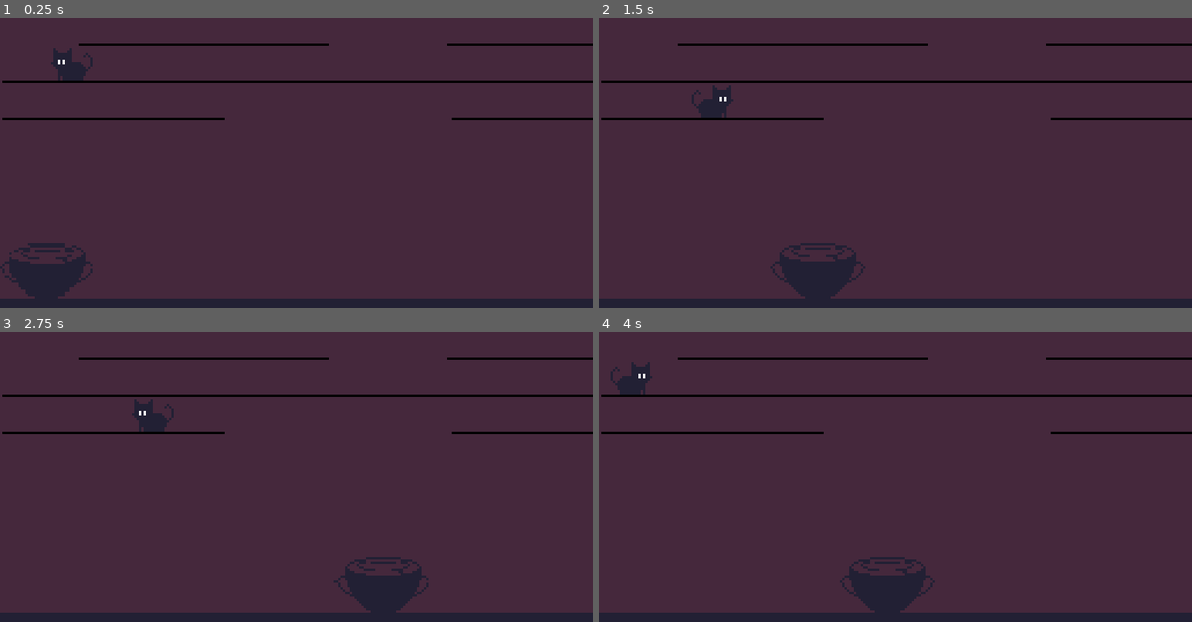
Above: before the commit, frames 1-4 (two rows, left to right).
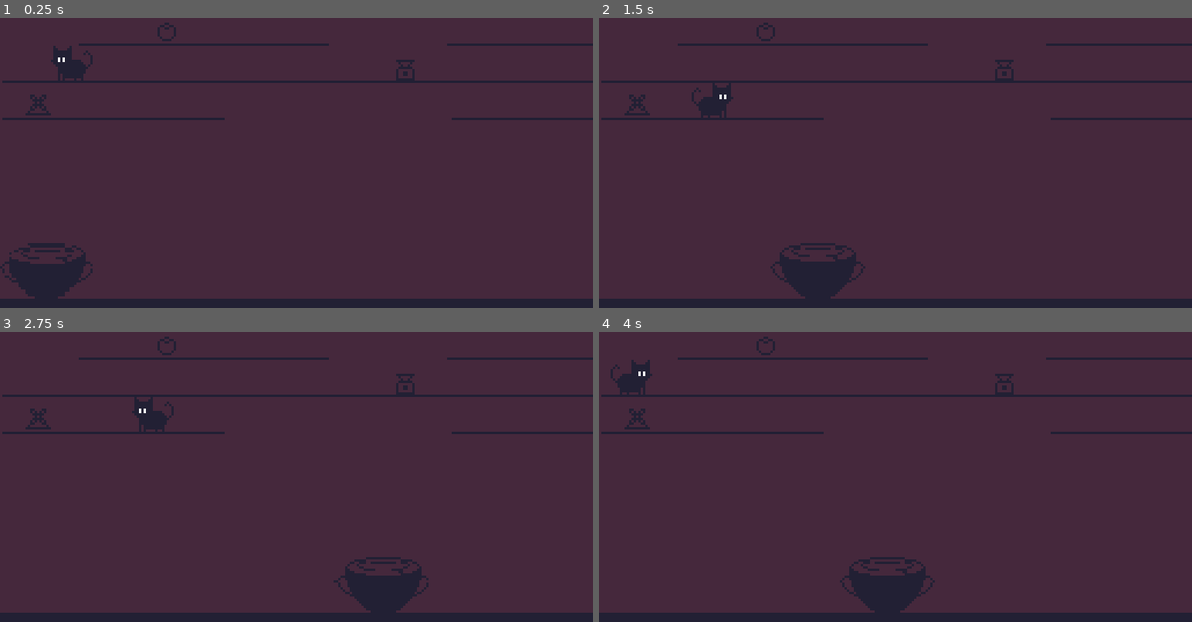
Above: after the commit, the same moments.

Repository: Bazooh/BlackCatJam
Game: Godot game, scene res://level/level.tscn
The game is run twice, just before and just after one commit, with the same random seed, the same clock (stepped at 60 frames per second) and the same inputs.
Inputs:
- Up to frame 1 (0.25 s): no input
- Up to frame 2 (1.5 s): hold Right (right) 0.53-1.28 s; hold S (down) from 1.28 s (still down)
- Up to frame 3 (2.75 s): release S (down) at 2.03 s; hold Right (right) from 2.03 s (still down)
- Up to frame 4 (4 s): release Right (right) at 2.78 s; hold W (up) 2.78-3.53 s; hold A (left) from 3.53 s (still down)

The runs differ from the first frame. In frame 1, 2.3% of the frame differs, in the area x 0-100%, y 1-36%; in frame 2, 2.3%; in frame 3, 2.3%; in frame 4, 2.3%.

Commit message:
Collect Ingredients

Diff:
--- a/entities/cat.tscn
+++ b/entities/cat.tscn
@@ -13,6 +13,7 @@
 script = ExtResource("1_lfknh")
 
 [node name="Icon" type="Sprite2D" parent="."]
+position = Vector2(0, -1)
 texture = ExtResource("2_ab1a4")
 
 [node name="CollisionShape2D" type="CollisionShape2D" parent="."]
--- a/entities/items/cat_effects/drop.gd
+++ b/entities/items/cat_effects/drop.gd
@@ -1,7 +1,7 @@
 class_name Drop extends Effect
 
 
-@export var drop_speed: float = 1000.0
+@export var drop_speed: float = 300.0
 
 const floor_y : int = 130
 
--- a/entities/items/item.gd
+++ b/entities/items/item.gd
@@ -6,17 +6,25 @@
 
 
 func get_cat_effects() -> Array:
-	return cat_effects_node.get_children()
+	var effects = []
+	for child in cat_effects_node.get_children():
+		if child is Effect:
+			effects.append(child as Effect)
+	return effects
 
 
 func activate_cat_effects(cat : Cat) -> void:
-	for effect: Effect in get_cat_effects():
+	for effect : Effect in get_cat_effects():
 		effect.cat = cat
 		effect.activate()
 
 
 func get_witch_effects() -> Array:
-	return witch_effects_node.get_children()
+	var effects = []
+	for child in witch_effects_node.get_children():
+		if child is Effect:
+			effects.append(child as Effect)
+	return effects
 
 
 func activate_witch_effects(witch : Witch) -> void:
@@ -34,9 +42,8 @@
 
 
 func _ready() -> void:
-	for effect: Node in get_effects():
-		if effect is Effect:
-			(effect as Effect).item = self
+	for effect: Effect in get_effects():
+		effect.item = self
 
 
 func _process(_delta) -> void:
--- a/entities/items/item.tscn
+++ b/entities/items/item.tscn
@@ -2,7 +2,7 @@
 
 [ext_resource type="Script" path="res://entities/items/item.gd" id="1_ul5h1"]
 [ext_resource type="Texture2D" uid="uid://jkh4m7kpj6em" path="res://art/temp_item0.png" id="2_l16qc"]
-[ext_resource type="Script" path="res://entities/items/effects/drop.gd" id="3_ij3cw"]
+[ext_resource type="Script" path="res://entities/items/cat_effects/drop.gd" id="3_kghsp"]
 [ext_resource type="Script" path="res://entities/items/witch_effects/ingredient.gd" id="4_7tkg1"]
 
 [sub_resource type="RectangleShape2D" id="RectangleShape2D_q4cnn"]
@@ -21,7 +21,7 @@
 unique_name_in_owner = true
 
 [node name="Drop" type="Node" parent="CatEffects"]
-script = ExtResource("3_ij3cw")
+script = ExtResource("3_kghsp")
 
 [node name="WitchEffects" type="Node" parent="."]
 unique_name_in_owner = true
--- a/entities/witch.gd
+++ b/entities/witch.gd
@@ -25,12 +25,14 @@
 	if not recipe:
 		return
 
-	if recipe.size() >= next_ingredient:
+	if recipe.size() <= next_ingredient:
 		return
 
 	if type == recipe[next_ingredient]:
 		next_ingredient += 1
 		if next_ingredient == recipe.size():
-			print("Win!")
+			print("Win :D")
+		else:
+			print("Correct :)")
 	else:
-		print("Lose!")
+		print("Incorrect :(")
--- /dev/null
+++ b/item_instances/test_ingredient1.tscn
@@ -0,0 +1,5 @@
+[gd_scene load_steps=2 format=3 uid="uid://be2iflssak3lv"]
+
+[ext_resource type="PackedScene" uid="uid://dmjvmc6ltdaiu" path="res://entities/items/item.tscn" id="1_7vwrg"]
+
+[node name="TestIngredient" instance=ExtResource("1_7vwrg")]
--- /dev/null
+++ b/item_instances/test_ingredient2.tscn
@@ -0,0 +1,12 @@
+[gd_scene load_steps=3 format=3 uid="uid://duet7eucqqlxu"]
+
+[ext_resource type="PackedScene" uid="uid://dmjvmc6ltdaiu" path="res://entities/items/item.tscn" id="1_8bfcu"]
+[ext_resource type="Texture2D" uid="uid://r0bp1gq2d8xt" path="res://art/temp_item1.png" id="2_2k3bh"]
+
+[node name="TestIngredient2" instance=ExtResource("1_8bfcu")]
+
+[node name="Sprite" parent="." index="0"]
+texture = ExtResource("2_2k3bh")
+
+[node name="Ingredient" parent="WitchEffects" index="0"]
+ingredient = 1
--- /dev/null
+++ b/item_instances/test_ingredient3.tscn
@@ -0,0 +1,12 @@
+[gd_scene load_steps=3 format=3 uid="uid://cflxxx5gs3ww2"]
+
+[ext_resource type="PackedScene" uid="uid://dmjvmc6ltdaiu" path="res://entities/items/item.tscn" id="1_raypm"]
+[ext_resource type="Texture2D" uid="uid://d08qupecmunhy" path="res://art/temp_item2.png" id="2_4ntfa"]
+
+[node name="TestIngredient3" instance=ExtResource("1_raypm")]
+
+[node name="Sprite" parent="." index="0"]
+texture = ExtResource("2_4ntfa")
+
+[node name="Ingredient" parent="WitchEffects" index="0"]
+ingredient = 2
--- a/level/level.tscn
+++ b/level/level.tscn
@@ -1,9 +1,12 @@
-[gd_scene load_steps=5 format=3 uid="uid://nalu1nrl7o5b"]
+[gd_scene load_steps=8 format=3 uid="uid://nalu1nrl7o5b"]
 
 [ext_resource type="Texture2D" uid="uid://bhiyt42ads85e" path="res://art/temp_BG.png" id="2_3ca08"]
-[ext_resource type="PackedScene" path="res://entities/witch.tscn" id="2_b1rdj"]
+[ext_resource type="PackedScene" uid="uid://nx2ety4mvf61" path="res://entities/witch.tscn" id="2_b1rdj"]
 [ext_resource type="PackedScene" uid="uid://ddybujrdaso0e" path="res://entities/cat.tscn" id="2_xf2dh"]
 [ext_resource type="PackedScene" uid="uid://csldkyurs58iy" path="res://level/platform.tscn" id="3_p1400"]
+[ext_resource type="PackedScene" uid="uid://be2iflssak3lv" path="res://item_instances/test_ingredient1.tscn" id="5_02w6h"]
+[ext_resource type="PackedScene" uid="uid://duet7eucqqlxu" path="res://item_instances/test_ingredient2.tscn" id="6_nvba0"]
+[ext_resource type="PackedScene" uid="uid://cflxxx5gs3ww2" path="res://item_instances/test_ingredient3.tscn" id="7_5aplc"]
 
 [node name="Node2D" type="Node2D"]
 
@@ -16,6 +19,7 @@
 position = Vector2(42, 39)
 
 [node name="Witch" parent="." instance=ExtResource("2_b1rdj")]
+recipe = Array[int]([0, 1, 2])
 
 [node name="Platforms" type="Node" parent="."]
 
@@ -38,3 +42,12 @@
 [node name="Platform5" parent="Platforms" instance=ExtResource("3_p1400")]
 position = Vector2(226, 63)
 scale = Vector2(6.28, 1)
+
+[node name="TestIngredient" parent="." instance=ExtResource("5_02w6h")]
+position = Vector2(175, 41)
+
+[node name="TestIngredient2" parent="." instance=ExtResource("6_nvba0")]
+position = Vector2(72, 25)
+
+[node name="TestIngredient3" parent="." instance=ExtResource("7_5aplc")]
+position = Vector2(17, 56)
--- a/level/platform.tscn
+++ b/level/platform.tscn
@@ -5,7 +5,8 @@
 b = Vector2(5, 2.08165e-12)
 
 [sub_resource type="Gradient" id="Gradient_jlb0o"]
-colors = PackedColorArray(0, 0, 0, 1, 0, 0, 0, 1)
+offsets = PackedFloat32Array(0)
+colors = PackedColorArray(0.133333, 0.12549, 0.203922, 1)
 
 [sub_resource type="GradientTexture1D" id="GradientTexture1D_hoy8y"]
 gradient = SubResource("Gradient_jlb0o")
Binary file changed: art/temp_item0.png
Binary file changed: art/temp_item2.png
